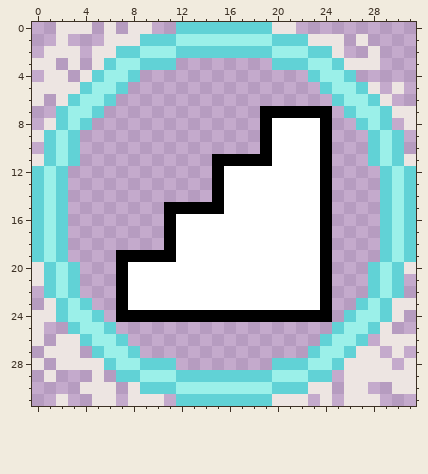
One commit to this pixel-art file: Assets/Art/Tools.ase. Above, as it was before the edit.
32x32 pixels, 1 frame.
Once edited:
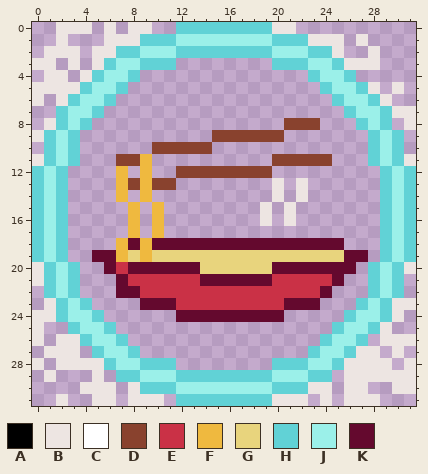
Palette (. is transparent): A #000000  B #ede5e2  C #ffffff  D #89422e  E #ca3146  F #efb93f  G #e8d47d  H #61d2d6  J #9bf0e9  K #64092e
Diff:
layer "Stairs" now hidden
layer "Chopsticks" added
layer "Bowl" added
layer "Noodles" added
@@ x 0..31 @@
  6 B.BHJJH..................HJJHB..
- 7 ..HJJH.............AAAAAA.HJJHBB
- 8 .BHJH..............ACCCCA..HJH.B
- 9 BHJH...............ACCCCA...HJH.
-10 .HJH...............ACCCCA...HJH.
-11 BHJH...........AAAAACCCCA...HJHB
-12 HJH............ACCCCCCCCA....HJH
-13 HJH............ACCCCCCCCA....HJH
-14 HJH............ACCCCCCCCA....HJH
-15 HJH........AAAAACCCCCCCCA....HJH
-16 HJH........ACCCCCCCCCCCCA....HJH
-17 HJH........ACCCCCCCCCCCCA....HJH
-18 HJH........ACCCCCCCCCCCCA....HJH
-19 HJH....AAAAACCCCCCCCCCCCA....HJH
-20 BHJH...ACCCCCCCCCCCCCCCCA...HJHB
-21 BHJH...ACCCCCCCCCCCCCCCCA...HJH.
-22 .HJH...ACCCCCCCCCCCCCCCCA...HJH.
-23 .BHJH..ACCCCCCCCCCCCCCCCA..HJHBB
-24 BBHJJH.AAAAAAAAAAAAAAAAAA.HJJHB.
+ 7 ..HJJH....................HJJHBB
+ 8 .BHJH................DDD...HJH.B
+ 9 BHJH...........DDDDDD.......HJH.
+10 .HJH......DDDDD.............HJH.
+11 BHJH...DDF..........DDDDD...HJHB
+12 HJH....F.F..DDDDDDDD.........HJH
+13 HJH....FDFDD........B.B......HJH
+14 HJH....F.F..........B.B......HJH
+15 HJH.....F.F........B.B.......HJH
+16 HJH.....F.F........B.B.......HJH
+17 HJH.....F.F..................HJH
+18 HJH....FKFKKKKKKKKKKKKKKKK...HJH
+19 HJH..KKFGFGGGGGGGGGGGGGGGGKK.HJH
+20 BHJH..KEKKKKKKGGGGGGKKKKKKK.HJHB
+21 BHJH...KEEEEEEKKKKKKEEEEEK..HJH.
+22 .HJH...KKEEEEEEEEEEEEEEEK...HJH.
+23 .BHJH....KKKEEEEEEEEEKKK...HJHBB
+24 BBHJJH......KKKKKKKKK.....HJJHB.
 25 B..HJJH..................HJJHB..
Pixel boxes of the changes (left, top, right, bottom) in both pictures:
changed: (92, 106, 368, 322)
